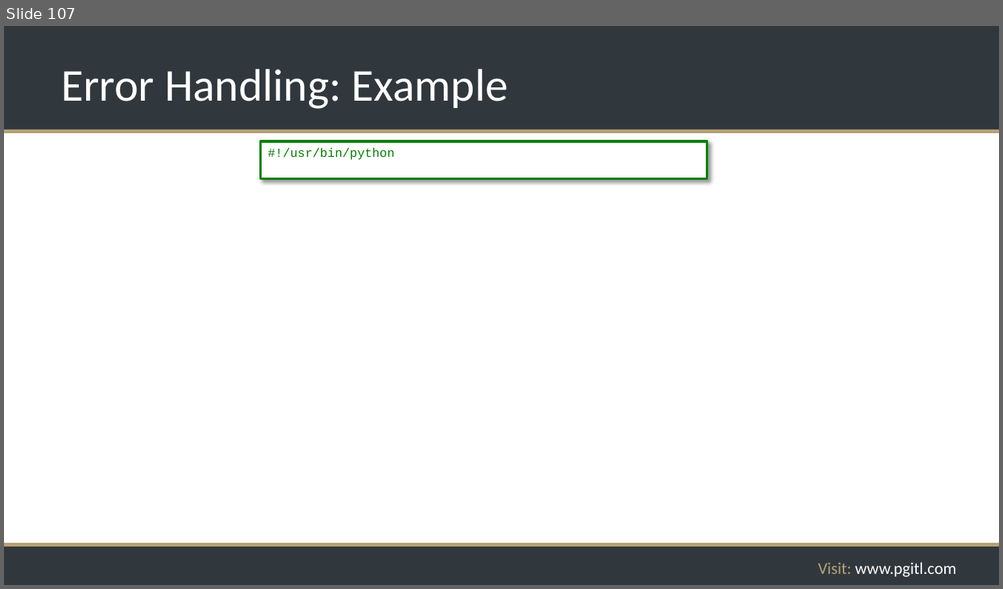
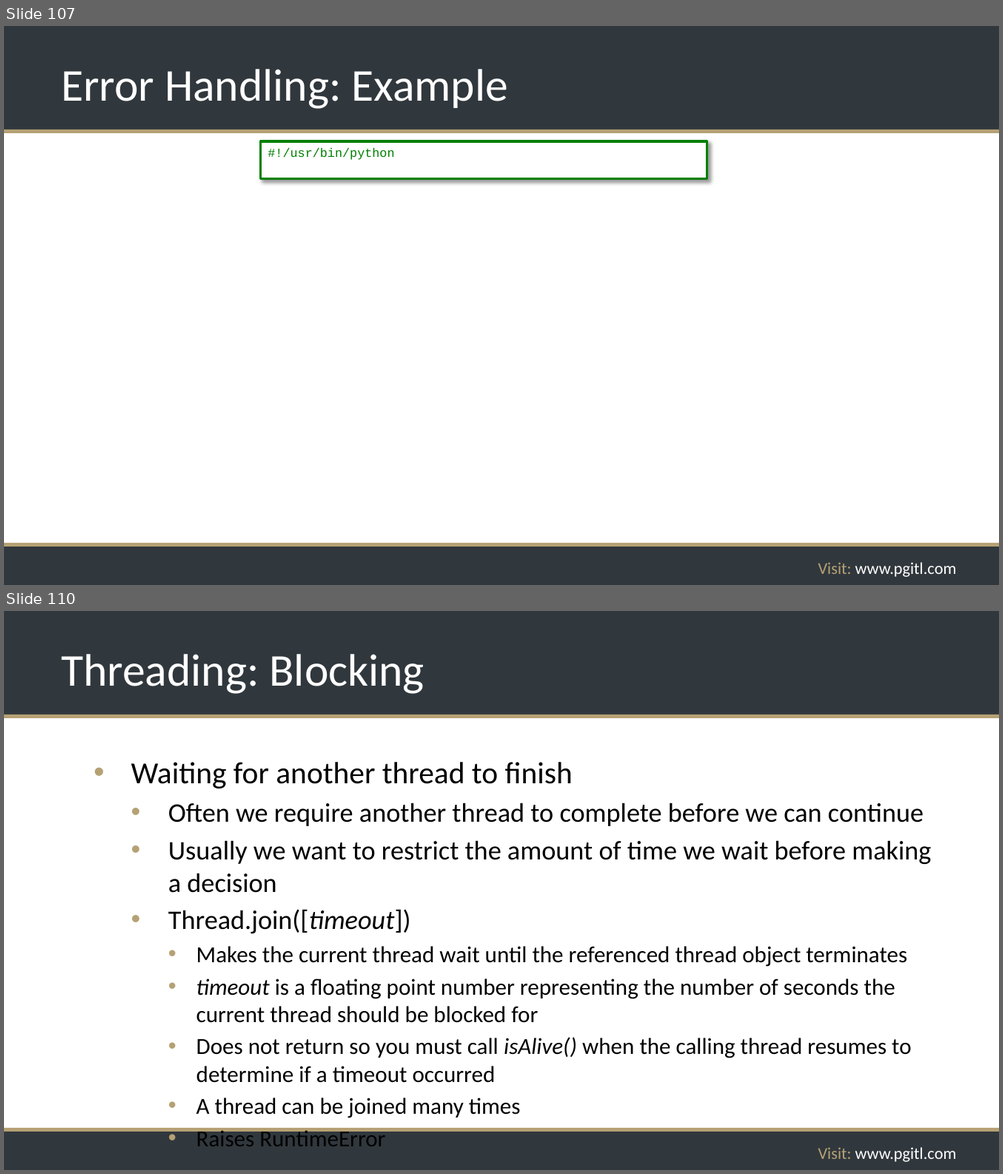
Before and after one commit to rikkouri/project-a, a slide deck: Programming Foundations.pptx. Shown one above the other, each under a label of ours: slide 107 before the commit, slides 107 and 110 after it; the slides between them are not shown. The pictures are 1003x589 and 1003x1174 pixels, drawn with LibreOffice and Linux fonts; fonts in the diff are those of the drawing; background and template pictures are left out. Boxes give left, top, right and bottom in pixels: in the first picture for what was removed or moved away, otherwise in the second. Text is boxed around its words. In the diff, an @@ line names an element or a change of style, - is before the commit and + after.

Commit message:
Threading slides

```diff
--- a/Programming Foundations.pptx
+++ b/Programming Foundations.pptx
@@ slide 110 added at [4,611,999,1170], background #FFFFFF; not listed: 5 template elements that a slide beside it also shows @@
@@ title added at [61,654,424,694], 44 pt, text #FFFFFF @@
+Threading: Blocking
@@ text added at [131,762,930,1119], 22.2 pt, text #000000 @@
+• Waiting for another thread to finish
+  • Often we require another thread to complete before we can continue
+  • Usually we want to restrict the amount of time we wait before making a decision
+  • Thread.join([timeout])
+    • Makes the current thread wait until the referenced thread object terminates
+    • timeout is a floating point number representing the number of seconds the current thread should be blocked for
+    • Does not return so you must call isAlive() when the calling thread resumes to determine if a timeout occurred
+    • A thread can be joined many times
+    • Raises RuntimeError
```
Also in this commit, not shown: 6 other slides added.
